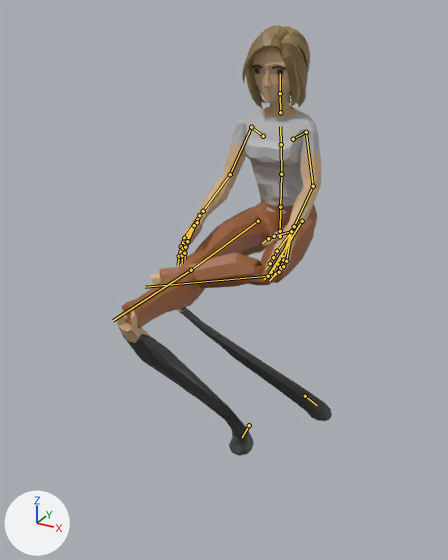
An edit to the glTF model apps/web/public/avatars/office/Casual_W.glb, drawn before and after from the same camera.
Camera for both pictures: a 50 mm lens placed at (1.033, -2.459, 1.864), pointed at (-0.052, -0.486, 0.877). Every picture has the same lights, and +X, +Y and +Z are marked at lower left. The first picture is the older version. Both versions are drawn at frame 0 of the action 'Sit'; the numbers are the values there. The bones that change, and the others that lie on the model, are drawn over the model as lines.

Objects in the first picture: 'Casual_Body', 'Casual_Feet', 'Casual_Head', 'Casual_Legs'.
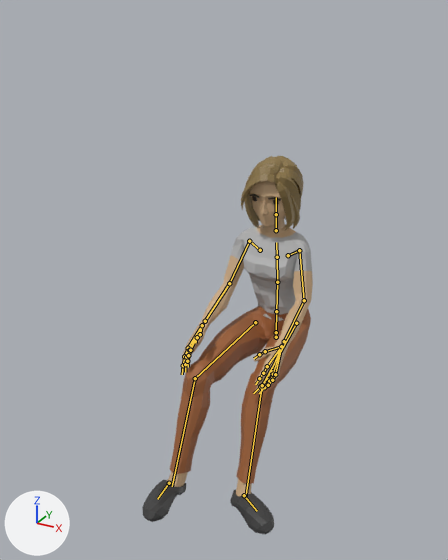
Pixel boxes (x1, y1, x2, y2) of what changed, in the pictures (448 x 560 px):
'Casual_Legs', posed (28% narrower, 40% taller)
    before: (122, 201, 317, 328)
    after: (170, 306, 311, 484)
'Casual_Body', posed (8% narrower)
    before: (177, 106, 321, 281)
    after: (181, 225, 313, 394)
'Casual_Feet', posed
    before: (116, 272, 332, 456)
    after: (142, 472, 274, 535)
'Casual_Head', posed (9% narrower, 12% shorter)
    before: (242, 25, 310, 109)
    after: (241, 156, 303, 230)
bone 'Body', root to tip
    before: (280, 236) to (280, 230)
    after: (276, 337) to (276, 331)
bone 'UpperArm.L', root to tip
    before: (306, 132) to (313, 186)
    after: (299, 250) to (304, 300)
bone 'UpperArm.R', root to tip
    before: (251, 127) to (230, 174)
    after: (249, 241) to (229, 283)
bone 'UpperLeg.L', root to tip
    before: (302, 221) to (268, 276)
    after: (296, 323) to (262, 385)
bone 'LowerLeg.L', root to tip
    before: (268, 276) to (145, 287)
    after: (262, 385) to (245, 498)
bone 'UpperLeg.R', root to tip
    before: (258, 221) to (191, 270)
    after: (255, 322) to (195, 378)
bone 'LowerLeg.R', root to tip
    before: (191, 270) to (113, 320)
    after: (195, 378) to (172, 486)
bone 'Foot.L', root to tip
    before: (305, 396) to (317, 405)
    after: (244, 495) to (257, 511)
bone 'Foot.R', root to tip
    before: (249, 425) to (242, 437)
    after: (169, 483) to (157, 499)

The change, as a diff of the scene's bpy script:
```diff
--- a/apps/web/public/avatars/office/Casual_W.glb.py
+++ b/apps/web/public/avatars/office/Casual_W.glb.py
@@ bone_body @@
 bone_body = bpy.data.objects['CharacterArmature'].pose.bones['Body']  # child of 'Root'
-bone_body.location = (0.0, -0.036, 0.0)
+bone_body.location = (0.0, -0.542, 0.0)
@@ bone_upperarm_l @@
 bone_upperarm_l = bpy.data.objects['CharacterArmature'].pose.bones['UpperArm.L']  # child of 'Shoulder.L'
-bone_upperarm_l.rotation_quaternion = (0.802, -0.561, -0.082, -0.188)  # degrees (-68, -20, -13)
+bone_upperarm_l.rotation_quaternion = (-0.792, 0.564, 0.1, 0.212)  # degrees (-68, -23, -14)
@@ bone_upperarm_r @@
 bone_upperarm_r = bpy.data.objects['CharacterArmature'].pose.bones['UpperArm.R']  # child of 'Shoulder.R'
-bone_upperarm_r.rotation_quaternion = (0.783, -0.583, 0.183, 0.117)  # degrees (-74, 25, -2)
+bone_upperarm_r.rotation_quaternion = (-0.771, 0.588, -0.198, -0.141)  # degrees (-75, 28, -1)
@@ bone_upperleg_l @@
 bone_upperleg_l = bpy.data.objects['CharacterArmature'].pose.bones['UpperLeg.L']  # child of 'Body'
-bone_upperleg_l.rotation_quaternion = (0.777, -0.543, -0.112, 0.299)  # degrees (-67, 9, 36)
+bone_upperleg_l.rotation_quaternion = (0.767, -0.549, -0.108, 0.314)  # degrees (-68, 10, 38)
@@ bone_lowerleg_l @@
 bone_lowerleg_l = bpy.data.objects['CharacterArmature'].pose.bones['LowerLeg.L']  # child of 'UpperLeg.L'
-bone_lowerleg_l.rotation_quaternion = (0.572, 0.554, -0.603, 0.049)  # degrees (121, -48, -66)
+bone_lowerleg_l.rotation_quaternion = (0.883, 0.379, 0.05, -0.273)  # degrees (42, 17, -28)
@@ bone_upperleg_r @@
 bone_upperleg_r = bpy.data.objects['CharacterArmature'].pose.bones['UpperLeg.R']  # child of 'Body'
-bone_upperleg_r.rotation_quaternion = (0.765, -0.574, 0.158, 0.245)  # degrees (-70, 31, 13)
+bone_upperleg_r.rotation_quaternion = (0.757, -0.589, 0.154, 0.237)  # degrees (-73, 31, 12)
@@ bone_lowerleg_r @@
 bone_lowerleg_r = bpy.data.objects['CharacterArmature'].pose.bones['LowerLeg.R']  # child of 'UpperLeg.R'
-bone_lowerleg_r.rotation_quaternion = (0.976, -0.137, 0.151, -0.07)  # degrees (-18, 16, -11)
+bone_lowerleg_r.rotation_quaternion = (0.89, 0.451, 0.009, -0.059)  # degrees (54, 4, -6)
@@ bone_foot_l @@
 bone_foot_l = bpy.data.objects['CharacterArmature'].pose.bones['Foot.L']  # child of 'Root'
-bone_foot_l.location = (0.0, -0.177, -0.001)
+bone_foot_l.location = (0.048, 0.61, 0.006)
@@ bone_foot_r @@
 bone_foot_r = bpy.data.objects['CharacterArmature'].pose.bones['Foot.R']  # child of 'Root'
-bone_foot_r.location = (0.052, 0.184, 0.001)
+bone_foot_r.location = (-0.069, 0.699, 0.006)
```
